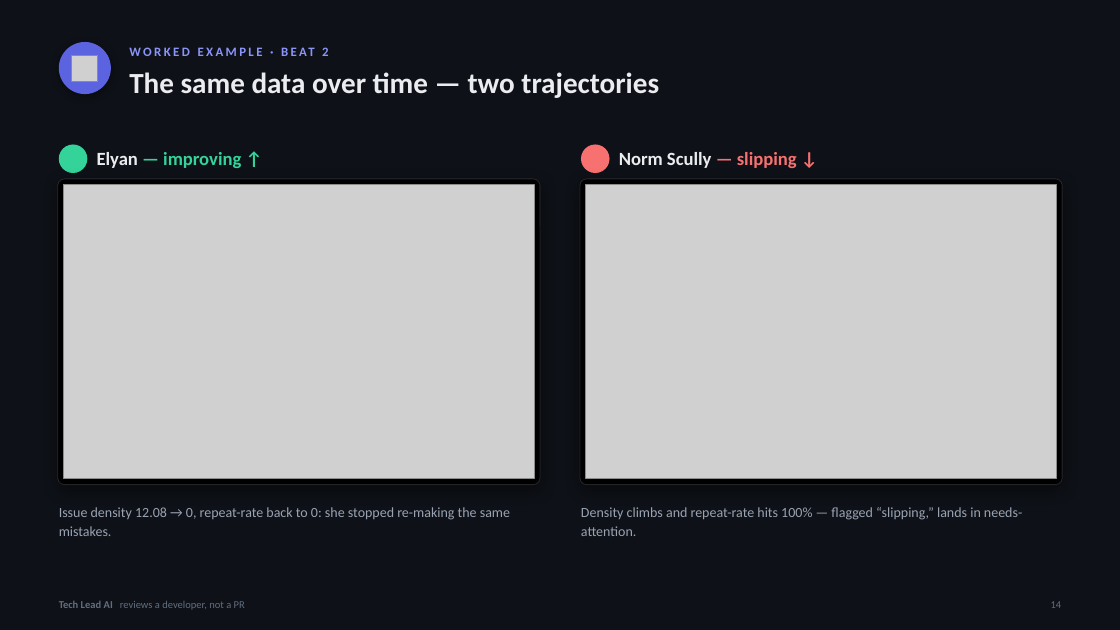
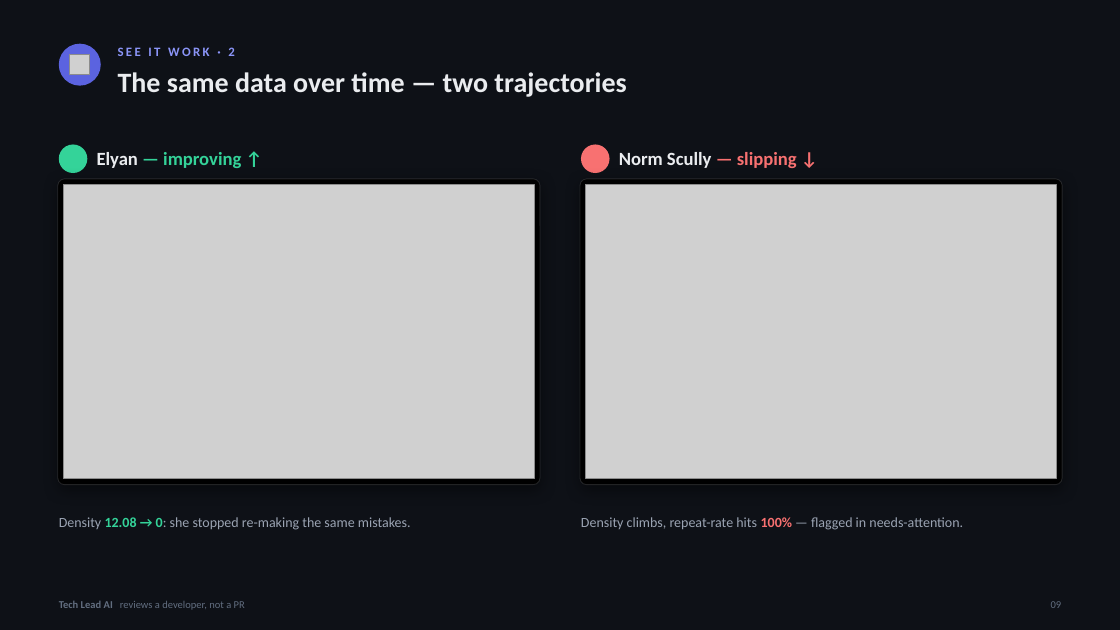
Before and after one commit to TechLead-AI/techlead-ai, a slide deck: slide 9 of TechLead2.pptx (slide 14 before the commit). Drawn at 1120x630 pixels with LibreOffice and Linux fonts; fonts in the diff are those of the drawing; grey boxes stand for pictures. Boxes give left, top, right and bottom in pixels: in the first picture for what was removed or moved away, otherwise in the second. Text is boxed around its words. In the diff, an @@ line names an element or a change of style, - is before the commit and + after.

```diff
--- a/TechLead2.pptx
+++ b/TechLead2.pptx
@@ ellipse: place and size @@
-ellipse at (59,42,111,94)
+ellipse at (59,44,101,86)
@@ ellipse at (59,44,101,86): shadow off @@
@@ picture: place and size @@
-picture at (71,55,97,82)
+picture at (70,55,90,75)
@@ text at (118,47,234,56): text changed @@
-WORKED EXAMPLE · BEAT 2
+SEE IT WORK · 2
@@ text "The same data over time ...": place and size @@
-text "The same data over time ..." at (129,72,659,98)
+text "The same data over time ..." at (118,72,626,97)
@@ text "The same data over time ..." at (118,72,626,97): size 25 to 24 pt @@
@@ text at (59,517,411,530): text changed @@
-Issue density 12.08 → 0, repeat-rate back to 0: she stopped re-making the same mistakes.
+Density 12.08 → 0: she stopped re-making the same mistakes.
@@ text at (581,517,963,530): text changed @@
-Density climbs and repeat-rate hits 100% — flagged “slipping,” lands in needs-attention.
+Density climbs, repeat-rate hits 100% — flagged in needs-attention.
@@ text at (1051,601,1062,608): text changed @@
-14
+09
```
Also in this commit, not shown: 17 other slides changed, 2 slides added, 3 slides removed.
